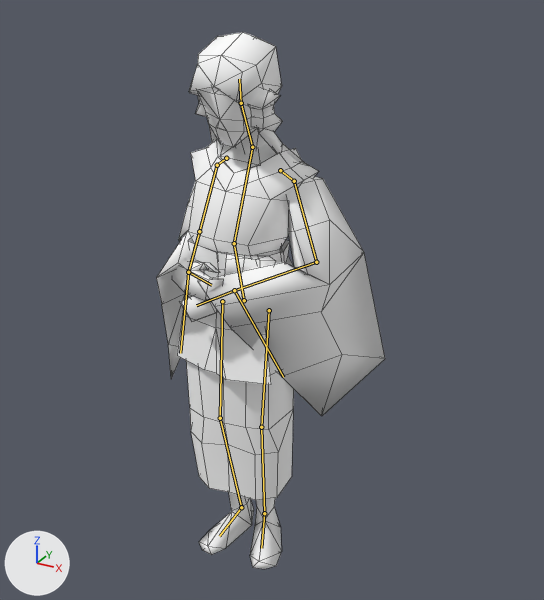
What one commit did to the Blender file Assets/Other/Blender/Party/c1_zashiki_warashi_simplified.blend.
Before and after are seen from a camera (50 mm lens) standing at (0.951, -1.58, 1.596) and looking at (0.011, 0.129, 0.741). The axes (+X, +Y, +Z) are drawn at lower left. The lights are the same throughout. Both versions are drawn at the pose saved in each file; the numbers are the values there. The bones that bend it are drawn over the model as lines. Mesh edges are drawn as thin lines.

Objects in the first picture: 'Arms', 'Hair', 'Hands', 'Head', 'KimonoRope', 'KimonoTorso', 'Legs'.
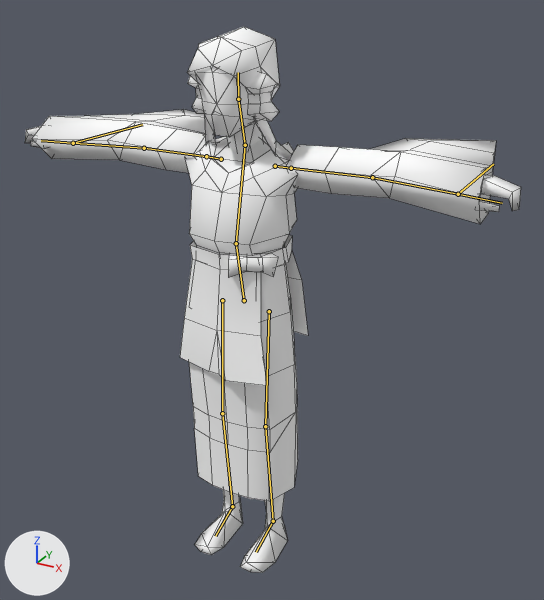
Boxes [x1, y1, x2, y2] around the edits, measured in the pictures (544 x 600 px):
'Arms', posed: before [156, 176, 385, 416]; after [32, 109, 496, 224]
'KimonoTorso', posed: before [186, 139, 319, 500]; after [185, 136, 298, 501]
'KimonoRope', posed (10% wider): before [177, 238, 293, 385]; after [180, 235, 308, 386]
'Hair', posed: before [189, 32, 306, 164]; after [187, 27, 292, 160]
'Legs', posed (12% wider, 8% taller): before [199, 492, 282, 569]; after [195, 490, 288, 573]
'Head', posed: before [197, 87, 275, 153]; after [195, 66, 274, 152]
'Hands', posed: before [172, 261, 224, 322]; after [25, 126, 521, 212]
bone 'Hip', root to tip: before (244, 300) to (234, 243); after (244, 300) to (236, 243)
bone 'Chest', root to tip: before (234, 243) to (252, 147); after (236, 243) to (245, 145)
bone 'Neck', root to tip: before (252, 147) to (241, 103); after (245, 145) to (238, 99)
bone 'Head', root to tip: before (241, 103) to (239, 79); after (238, 99) to (238, 72)
bone 'Clavicle.l', root to tip: before (280, 170) to (294, 181); after (275, 166) to (291, 168)
bone 'UpperArm.l', root to tip: before (294, 181) to (316, 262); after (291, 168) to (372, 177)
bone 'ForeArm.l', root to tip: before (316, 262) to (234, 290); after (372, 177) to (458, 194)
bone 'Hand.l', root to tip: before (234, 290) to (196, 305); after (458, 194) to (502, 203)
bone 'Clavicle.r', root to tip: before (226, 158) to (217, 165); after (221, 159) to (206, 156)
bone 'UpperArm.r', root to tip: before (217, 165) to (199, 231); after (206, 156) to (144, 148)
bone 'ForeArm.r', root to tip: before (199, 231) to (188, 272); after (144, 148) to (73, 143)
bone 'Hand.r', root to tip: before (188, 272) to (211, 285); after (73, 143) to (41, 140)
bone 'Calf.l', root to tip: before (261, 427) to (264, 513); after (265, 426) to (273, 521)
bone 'Calf.r', root to tip: before (220, 418) to (241, 507); after (222, 413) to (232, 506)

The change in detail:
Bone 'Hip' (bone_hip) turns from (1, 0, 2) to (0, 0, 0) degrees about its own x, y and z.
Bone 'Chest' (bone_chest) turns from (-4, 1, -6) to (0, 0, 0) degrees about its own x, y and z.
Bone 'Neck' (bone_neck) turns from (10, 1, 8) to (0, 0, 0) degrees about its own x, y and z.
Bone 'Head' (bone_head) turns from (9, 0, -9) to (0, 0, 0) degrees about its own x, y and z.
Bone 'Clavicle.l' (bone_clavicle_l) turns from (-27, 7, -3) to (0, 0, 0) degrees about its own x, y and z.
Bone 'UpperArm.l' (bone_upperarm_l) turns from (-38, 6, -14) to (0, 0, 0) degrees about its own x, y and z.
Bone 'ForeArm.l' (bone_forearm_l) turns from (-33, -18, -62) to (0, 0, 0) degrees about its own x, y and z.
Bone 'Hand.l' (bone_hand_l) turns from (-6, 31, 4) to (0, 0, 0) degrees about its own x, y and z.
Bone 'Clavicle.r' (bone_clavicle_r) turns from (-38, -5, -14) to (0, 0, 0) degrees about its own x, y and z.
Bone 'UpperArm.r' (bone_upperarm_r) turns from (-36, -8, 11) to (0, 0, 0) degrees about its own x, y and z.
Bone 'ForeArm.r' (bone_forearm_r) turns from (-29, 7, 74) to (0, 0, 0) degrees about its own x, y and z.
Bone 'Hand.r' (bone_hand_r) turns from (-40, -2, 16) to (0, 0, 0) degrees about its own x, y and z.
Bone 'Calf.l' (bone_calf_l) turns from (-1, -19, 1) to (0, 0, 0) degrees about its own x, y and z.
Bone 'Calf.r' (bone_calf_r) turns from (0, 9, -1) to (0, 0, 0) degrees about its own x, y and z.
Bone 'FootIKTarget.l' (bone_footiktarget_l) moves from (-0.035, 0.01, 0.007) to (0.0, 0.0, 0.0).
Bone 'FootIKTarget.r' (bone_footiktarget_r) moves from (0.031, 0.003, 0.006) to (0.0, 0.0, 0.0).
